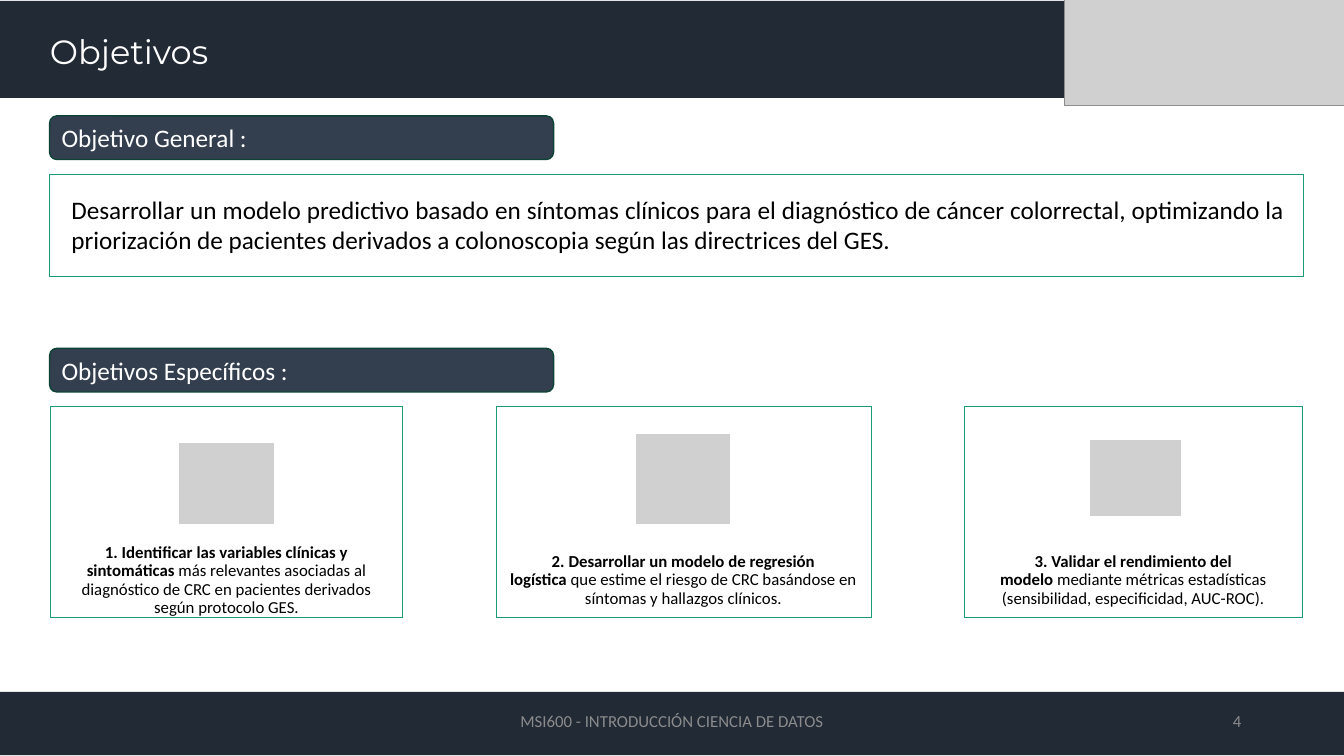
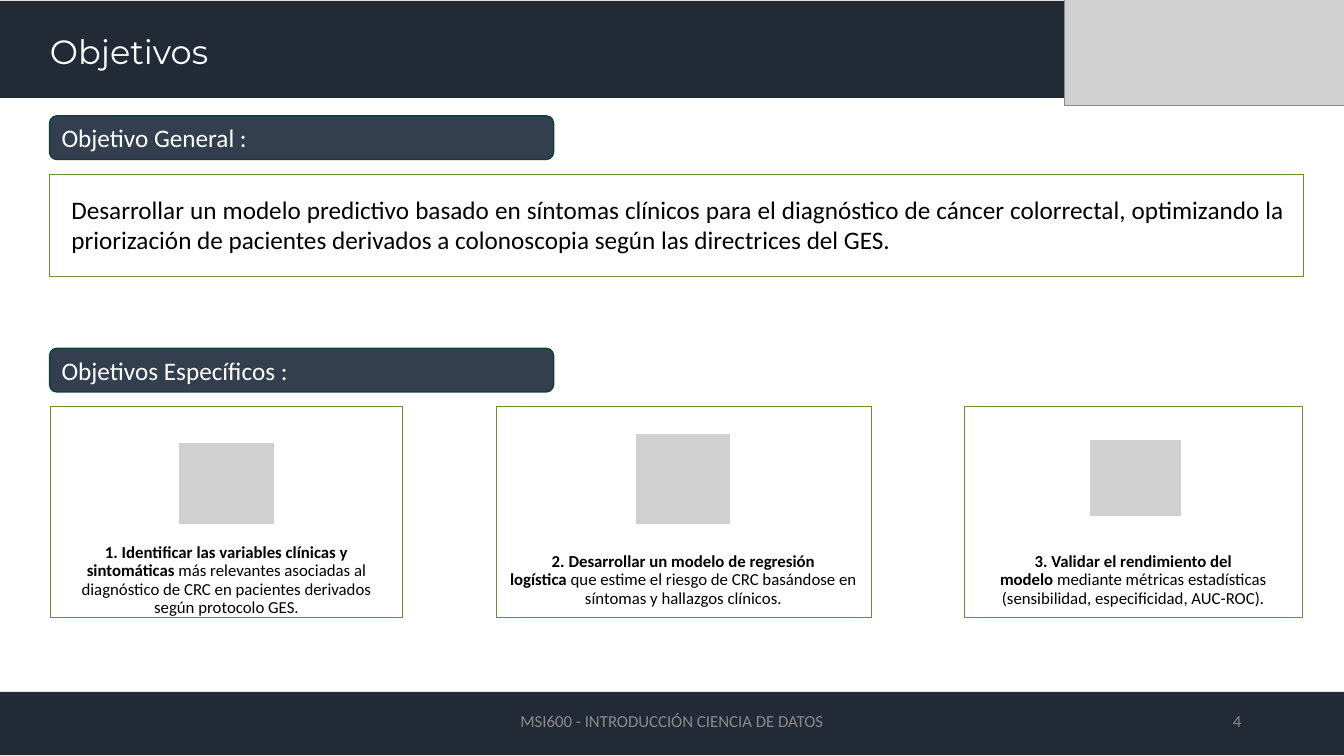
Before and after one commit to bguzmanm/MII-Ciencia-Datos-T001, a slide deck: slide 4 of material/PRESENTACION/cienciadedatosaplicada_investigacion.pptx. Drawn at 1344x756 pixels with LibreOffice and Linux fonts; fonts in the diff are those of the drawing; grey boxes stand for pictures. Boxes give left, top, right and bottom in pixels: in the first picture for what was removed or moved away, otherwise in the second. Text is boxed around its words. In the diff, an @@ line names an element or a change of style, - is before the commit and + after.

```diff
--- a/material/PRESENTACION/cienciadedatosaplicada_investigacion.pptx
+++ b/material/PRESENTACION/cienciadedatosaplicada_investigacion.pptx
@@ outline #1D9A78 0.5 pt to #699331 0.5 pt in 4 elements at (49,174,1303,277), (50,406,403,617), (496,406,871,617), (964,406,1303,617) @@
```
Also in this commit, not shown: 8 other slides changed.
